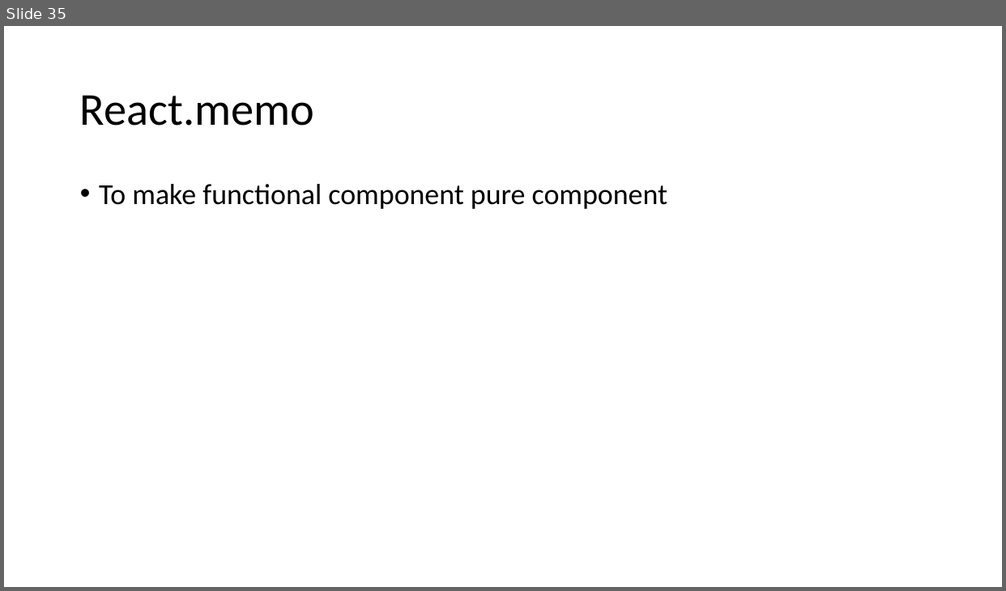
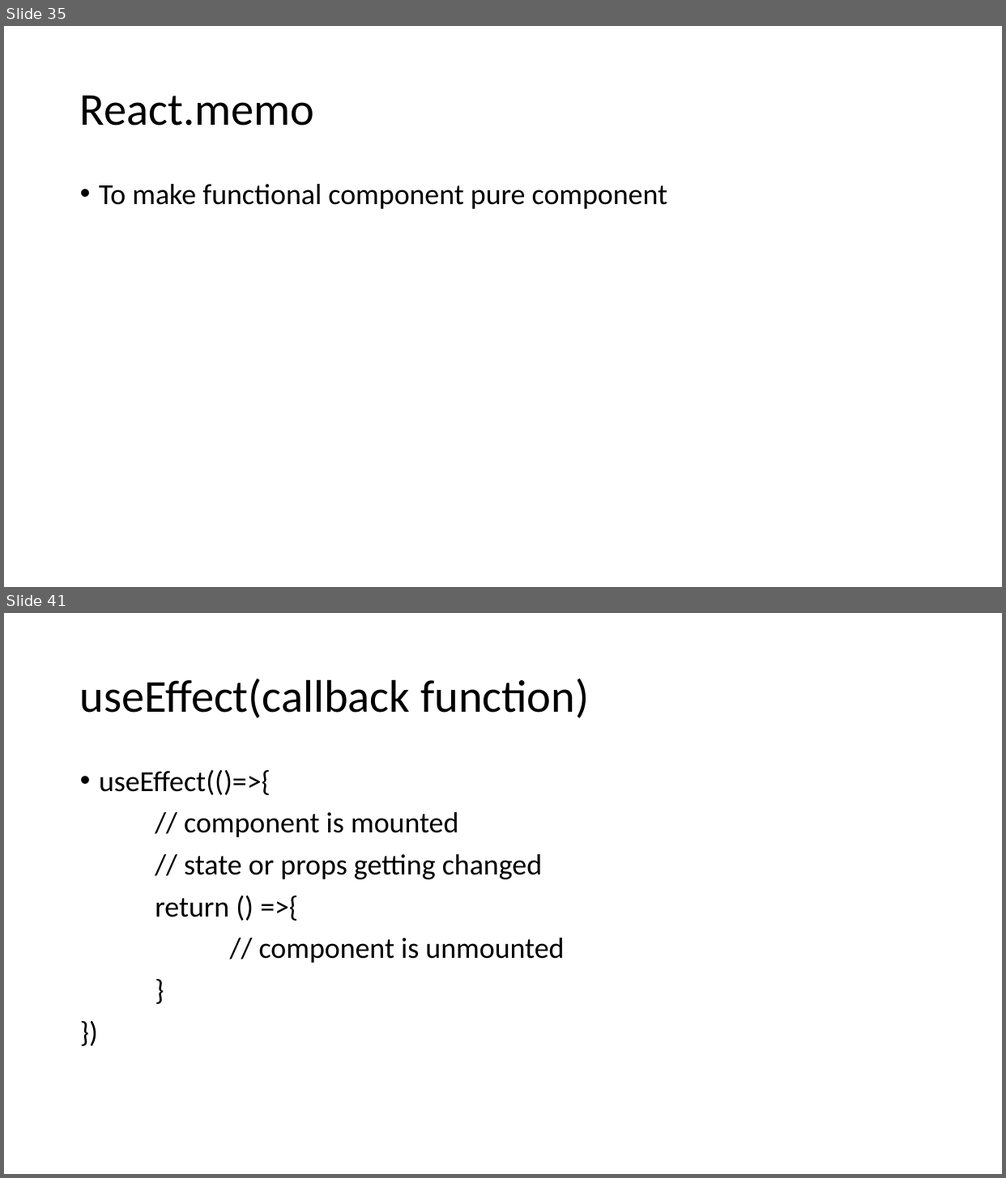
Before and after one commit to Chandan-TY/online-react-js, a slide deck: React JS Workings.pptx. Shown one above the other, each under a label of ours: slide 35 before the commit, slides 35 and 41 after it; the slides between them are not shown. The pictures are 1006x591 and 1006x1178 pixels, drawn with LibreOffice and Linux fonts; fonts in the diff are those of the drawing. Boxes give left, top, right and bottom in pixels: in the first picture for what was removed or moved away, otherwise in the second. Text is boxed around its words. In the diff, an @@ line names an element or a change of style, - is before the commit and + after.

```diff
--- a/React JS Workings.pptx
+++ b/React JS Workings.pptx
@@ slide 41 added at (x1=4, y1=613, x2=1002, y2=1174), background #FFFFFF @@
@@ title added at (x1=80, y1=679, x2=589, y2=718), 44 pt, text #000000 @@
+useEffect(callback function)
@@ text added at (x1=99, y1=770, x2=564, y2=963), 28 pt, text #000000 @@
+• useEffect(()=>{
+// component is mounted
+// state or props getting changed
+return () =>{
+// component is unmounted
+}
+})
```
Also in this commit, not shown: 10 other slides added.
